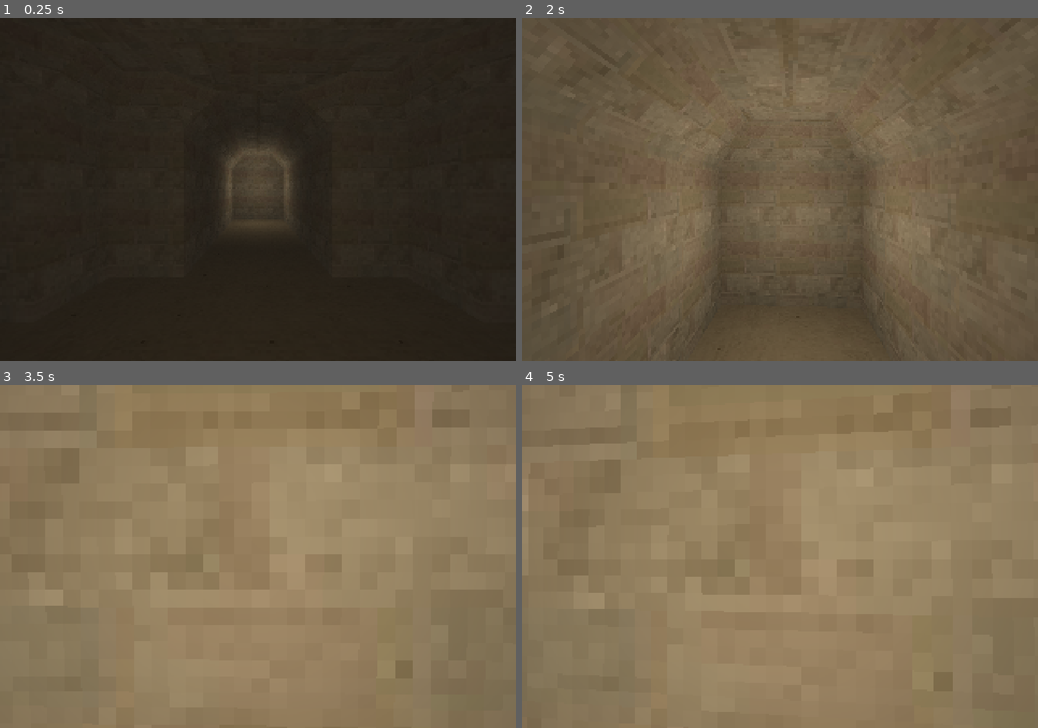
Above: before the commit, frames 1-4 (two rows, left to right).
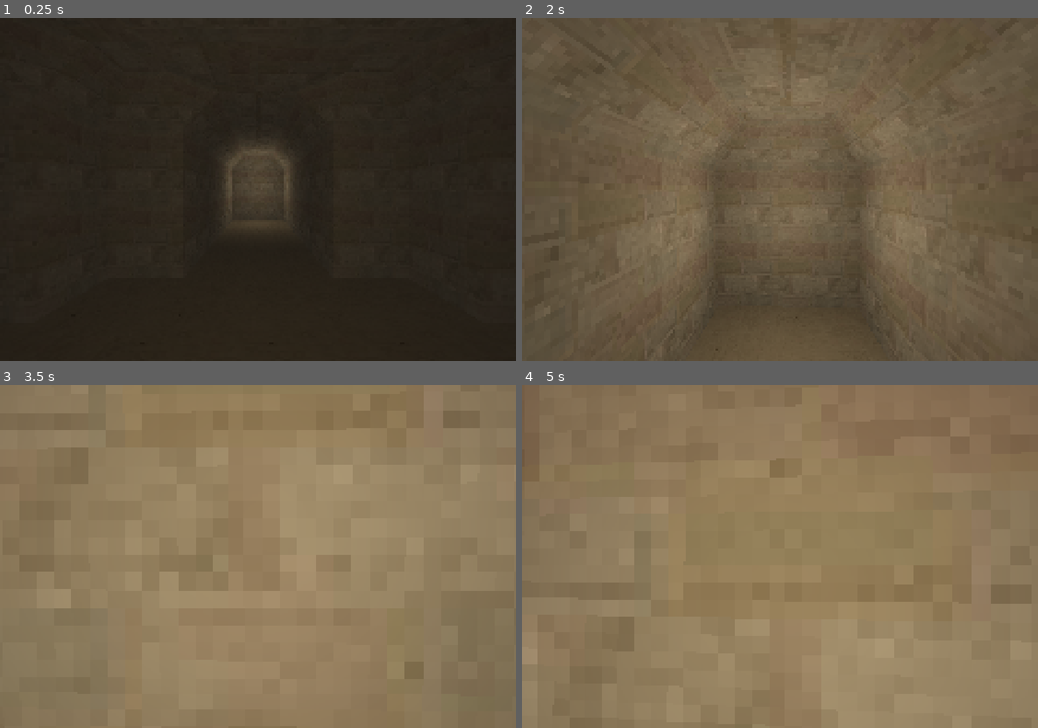
Above: after the commit, the same moments.

Repository: roblesch/walking-simulator
Game: Godot game, scene res://levels/dungeon/dungeon.tscn
Two runs of this game, one before a commit and one after it. Both use one fixed random seed, a clock stepped at 60 frames per second and the inputs below.
Inputs (mouse positions are in pixels of both pictures, inside the frame that each line leads up to):
- Up to frame 1 (0.25 s): no input
- Up to frame 2 (2 s): tap Enter at 0.5 s; move the mouse to (805, 189) at 0.52 s; hold W (moveUp) from 0.53 s (still down); click (805, 189) at 0.6 s; tap Space (Jump) at 0.77, 0.8, 1.07, 1.35, 1.52, 1.82 s; move the mouse to (754, 189) at 1.27 s; click (754, 189) at 1.55 s
- Up to frame 3 (3.5 s): keep holding W (moveUp); move the mouse to (268, 549) at 2.02 s; click (268, 549) at 2.1 s; tap Space (Jump) at 2.3, 3.02, 3.32 s; move the mouse to (252, 563) at 2.77 s; click (252, 563) at 2.85 s
- Up to frame 4 (5 s): keep holding W (moveUp); move the mouse to (816, 559) at 3.52 s; tap Space (Jump) at 3.6, 3.77, 4.07, 4.52, 4.82 s; move the mouse to (738, 553) at 4.27 s; click (738, 553) at 4.35 s

The runs differ from the first frame. In frame 2, less than 0.1% of the frame differs, in the area x 19-80%, y 14-97%; in frame 3, less than 0.1%; in frame 4, 2.7%, in the area x 0-100%, y 13-96%.

Commit message:
fix bugs in bullet hole creation, adjust fog, clean up player script

Diff:
--- a/walking-simulator/levels/dungeon/dungeon.tscn
+++ b/walking-simulator/levels/dungeon/dungeon.tscn
@@ -18,7 +18,6 @@
 volumetric_fog_emission = Color(1, 0.996078, 0.937255, 1)
 volumetric_fog_emission_energy = 0.01
 volumetric_fog_length = 32.0
-volumetric_fog_detail_spread = 2.0
 volumetric_fog_ambient_inject = 0.2
 
 [sub_resource type="PlaneMesh" id="PlaneMesh_2lkv4"]
--- a/walking-simulator/player/player.gd
+++ b/walking-simulator/player/player.gd
@@ -4,11 +4,14 @@
 @onready var Cam = $Head/Camera3d as Camera3D
 @export var _bullet_scene : PackedScene
 
+const SPEED = 5.0
+const JUMP_VELOCITY = 4.5
+const MAX_BULLET_HOLES = 30
+
 var mouseSens = 300
 var mouse_relative_x = 0
 var mouse_relative_y = 0
-const SPEED = 5.0
-const JUMP_VELOCITY = 4.5
+var bulletHoles = []
 
 # Get the gravity from the project settings to be synced with RigidBody nodes.
 var gravity = ProjectSettings.get_setting("physics/3d/default_gravity")
@@ -19,10 +22,15 @@
 	Input.mouse_mode = Input.MOUSE_MODE_CAPTURED
 
 func _physics_process(delta):
-	# Add the gravity.
+	# Add gravity
 	if not is_on_floor():
 		velocity.y -= gravity * delta
-	# Get the input direction and handle the movement/deceleration.
+
+	# Handle jump
+	if Input.is_action_just_pressed("Jump") and is_on_floor():
+		velocity.y = JUMP_VELOCITY
+
+	# Determine movement dir
 	var input_dir = Input.get_vector("moveLeft", "moveRight", "moveUp", "moveDown")
 	var direction = (transform.basis * Vector3(input_dir.x, 0, input_dir.y)).normalized()
 	if direction:
@@ -31,27 +39,41 @@
 	else:
 		velocity.x = move_toward(velocity.x, 0, SPEED)
 		velocity.z = move_toward(velocity.z, 0, SPEED)
+
 	move_and_slide()
 
 func _input(event):
+	# Quit on ESC
 	if event is InputEventKey and event.pressed:
 		if event.keycode == KEY_ESCAPE:
 			get_tree().quit()
+
+	# Rotate camera with mouse
 	if event is InputEventMouseMotion:
 		rotation.y -= event.relative.x / mouseSens
 		$Head/Camera3d.rotation.x -= event.relative.y / mouseSens
 		$Head/Camera3d.rotation.x = clamp($Head/Camera3d.rotation.x, deg_to_rad(-90), deg_to_rad(90) )
 		mouse_relative_x = clamp(event.relative.x, -50, 50)
 		mouse_relative_y = clamp(event.relative.y, -50, 10)
-	if Input.is_action_just_pressed("Jump") and is_on_floor():
-		velocity.y = JUMP_VELOCITY
+
+	# Create a bullet hole on the surface the player "shoots"
 	if Input.is_action_just_pressed("Shoot"):
+		# No hit, no hole
 		if not gunRay.is_colliding():
 			return
+
+		# Pop and remove oldest bullet holes
+		if bulletHoles.size() > MAX_BULLET_HOLES:
+			var bulletToRemove = bulletHoles.pop_front()
+			get_parent().remove_child(bulletToRemove)
+
+		# Instantiate and orient the bullet hole texture
 		var bulletInst = _bullet_scene.instantiate() as Node3D
 		bulletInst.set_as_top_level(true)
 		get_parent().add_child(bulletInst)
+		bulletHoles.push_back(bulletInst)
 		bulletInst.global_transform.origin = gunRay.get_collision_point() as Vector3
-		bulletInst.look_at((gunRay.get_collision_point()+gunRay.get_collision_normal()),Vector3.UP)
-		#print(gunRay.get_collision_point())
-		#print(gunRay.get_collision_point()+gunRay.get_collision_normal())
+		# If the shot hits floor or ceiling, use FORWARD as up
+		bulletInst.look_at((gunRay.get_collision_point()+gunRay.get_collision_normal()),
+			Vector3.UP if abs(gunRay.get_collision_normal().dot(Vector3.UP)) < 1
+			else Vector3.FORWARD)
--- a/walking-simulator/project.godot
+++ b/walking-simulator/project.godot
@@ -25,7 +25,7 @@
 window/size/window_height_override=900
 window/dpi/allow_hidpi=false
 window/stretch/mode="viewport"
-window/stretch/scale=1.5
+window/stretch/scale=2.0
 
 [input]
 
Not shown: 8 places in walking-simulator/levels/dungeon/tilesets/dungeon_meshlibrary.tres that only renumber resources
